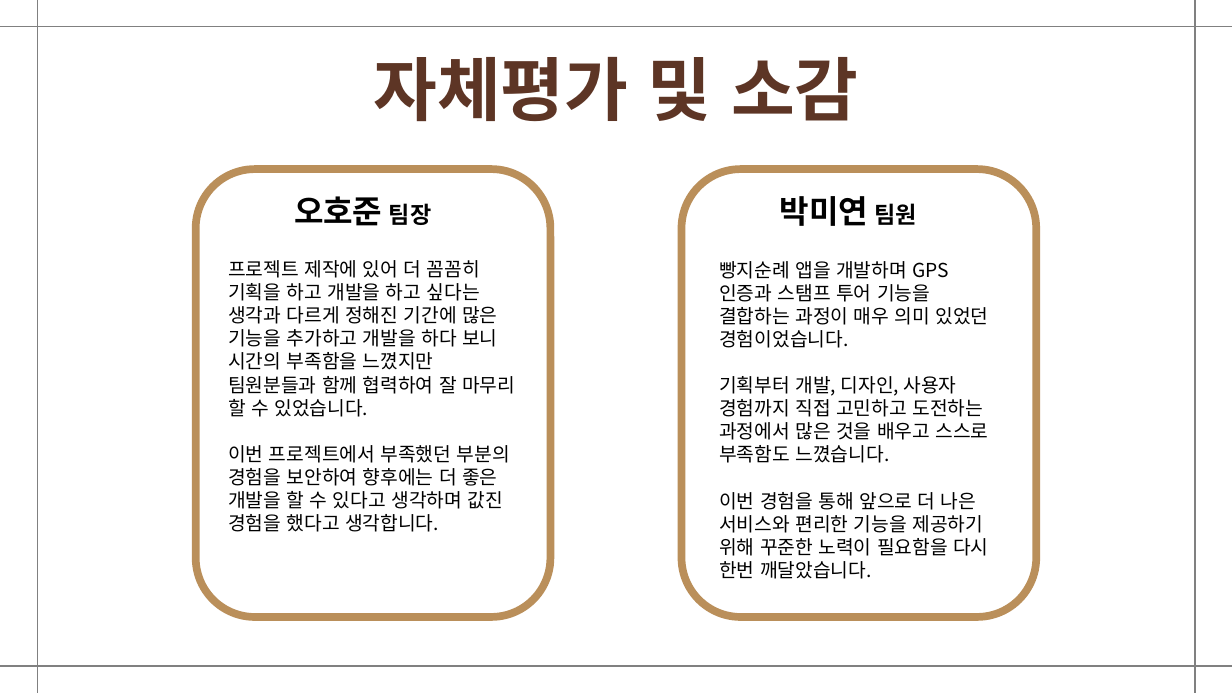
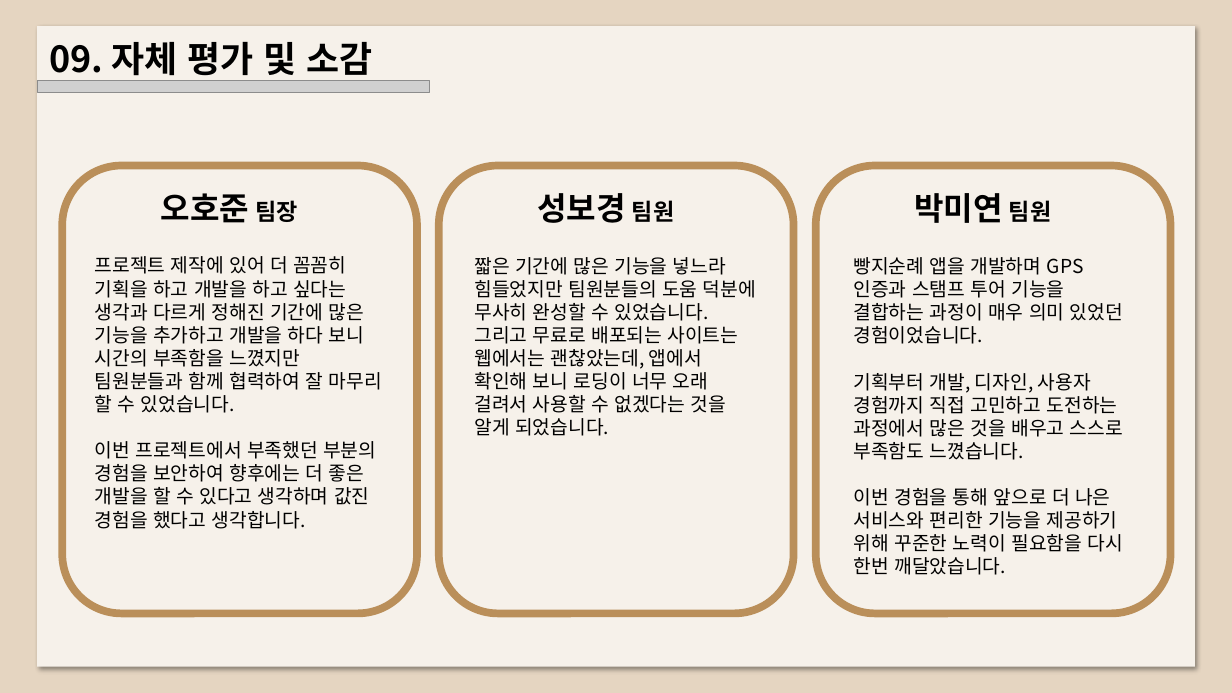
Before and after one commit to jflower52/portfolio, a slide deck: slide 31 of report/todayhanbbang.pptx (slide 32 before the commit). Drawn at 1232x693 pixels with LibreOffice and Linux fonts; fonts in the diff are those of the drawing; grey boxes stand for pictures. Boxes give left, top, right and bottom in pixels: in the first picture for what was removed or moved away, otherwise in the second. Text is boxed around its words. In the diff, an @@ line names an element or a change of style, - is before the commit and + after.

```diff
--- a/report/todayhanbbang.pptx
+++ b/report/todayhanbbang.pptx
@@ background #FFFFFF to #E5D5C1 @@
@@ rectangle added at box(37, 26, 1195, 666), fill #F6F1EA @@
@@ group removed at box(0, 0, 1232, 693): 4 lines @@
@@ text at box(49, 42, 373, 81): text changed; size 54 to 28 pt; text colour #5D3525 to #000000 @@
-자체평가 및 소감
+09. 자체 평가 및 소감
@@ picture added at box(37, 80, 430, 91) @@
@@ 2 texts, 1 rounded rectangle: place and size @@
-2 texts, 1 rounded rectangle at box(196, 169, 551, 617)
+2 texts, 1 rounded rectangle at box(62, 165, 417, 614)
@@ rounded rectangle added at box(439, 165, 794, 614), outline #BA8F5A 6 pt @@
@@ 2 texts, 1 rounded rectangle: place and size @@
-2 texts, 1 rounded rectangle at box(682, 169, 1037, 617)
+2 texts, 1 rounded rectangle at box(816, 165, 1171, 614)
@@ text added at box(537, 193, 675, 223), 25 pt, text #000000, bold @@
+성보경 팀원
@@ text added at box(474, 257, 756, 436), 15 pt, text #000000 @@
+짧은 기간에 많은 기능을 넣느라 힘들었지만 팀원분들의 도움 덕분에 무사히 완성할 수 있었습니다.
+그리고 무료로 배포되는 사이트는 웹에서는 괜찮았는데, 앱에서 확인해 보니 로딩이 너무 오래 걸려서 사용할 수 없겠다는 것을 알게 되었습니다.
```
Also in this commit, not shown: 21 other slides changed, 9 slides added, 10 slides removed, 1 other file.
